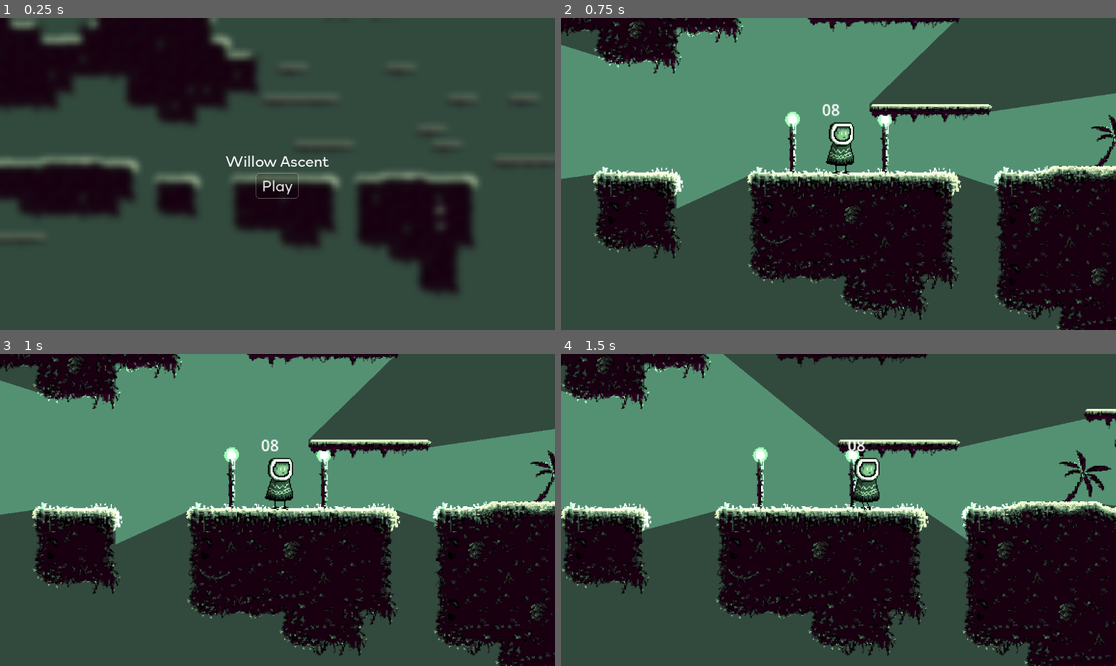
Above: before the commit, frames 1-4 (two rows, left to right).
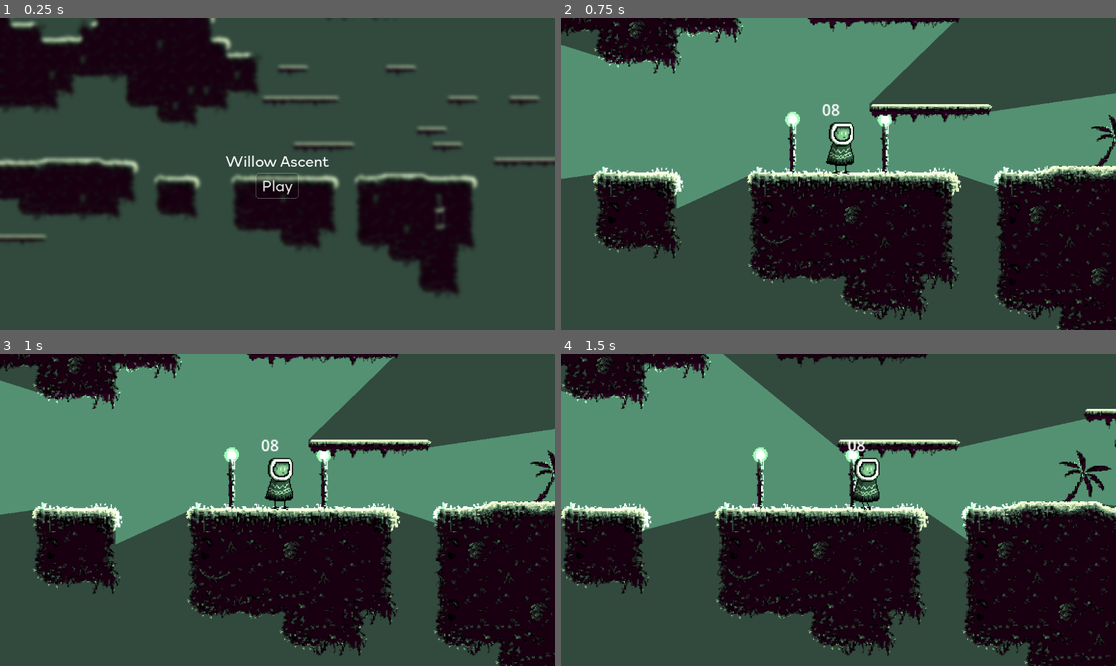
Above: after the commit, the same moments.

Repository: TyAltern/willow-ascent
Game: Godot game, scene res://scenes/Home_screen.tscn
The game is run twice, just before and just after one commit, with the same random seed, the same clock (stepped at 60 frames per second) and the same inputs.
Inputs:
- Up to frame 1 (0.25 s): no input
- Up to frame 2 (0.75 s): click "Play" at 0.5 s
- Up to frame 3 (1 s): no input
- Up to frame 4 (1.5 s): tap Enter at 1.25 s; hold Right (move_right) from 1.28 s (still down)

The runs differ from the first frame. In frame 1, 2.2% of the frame differs, in the area x 0-100%, y 0-72%; in frame 2, nothing differs; in frame 3, nothing differs; in frame 4, nothing differs.

Commit message:
Modificarion du floue

Diff:
--- a/scenes/Home_screen.tscn
+++ b/scenes/Home_screen.tscn
@@ -481,7 +481,7 @@
 
 [sub_resource type="ShaderMaterial" id="ShaderMaterial_qqimp"]
 shader = ExtResource("4_q4mqc")
-shader_parameter/lod = 3.0
+shader_parameter/lod = 2.0
 
 [node name="HomeScreen" type="Control"]
 layout_mode = 3
